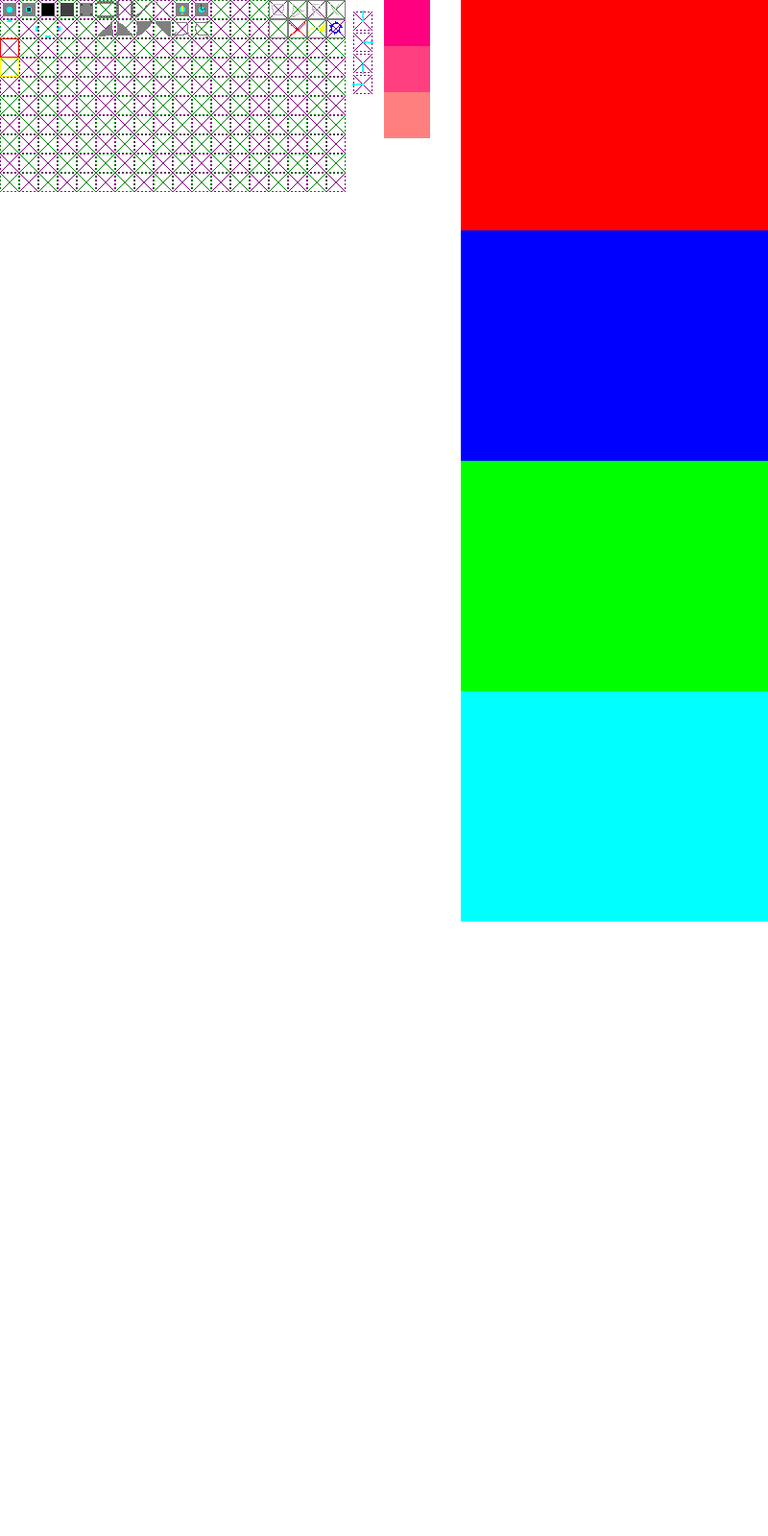
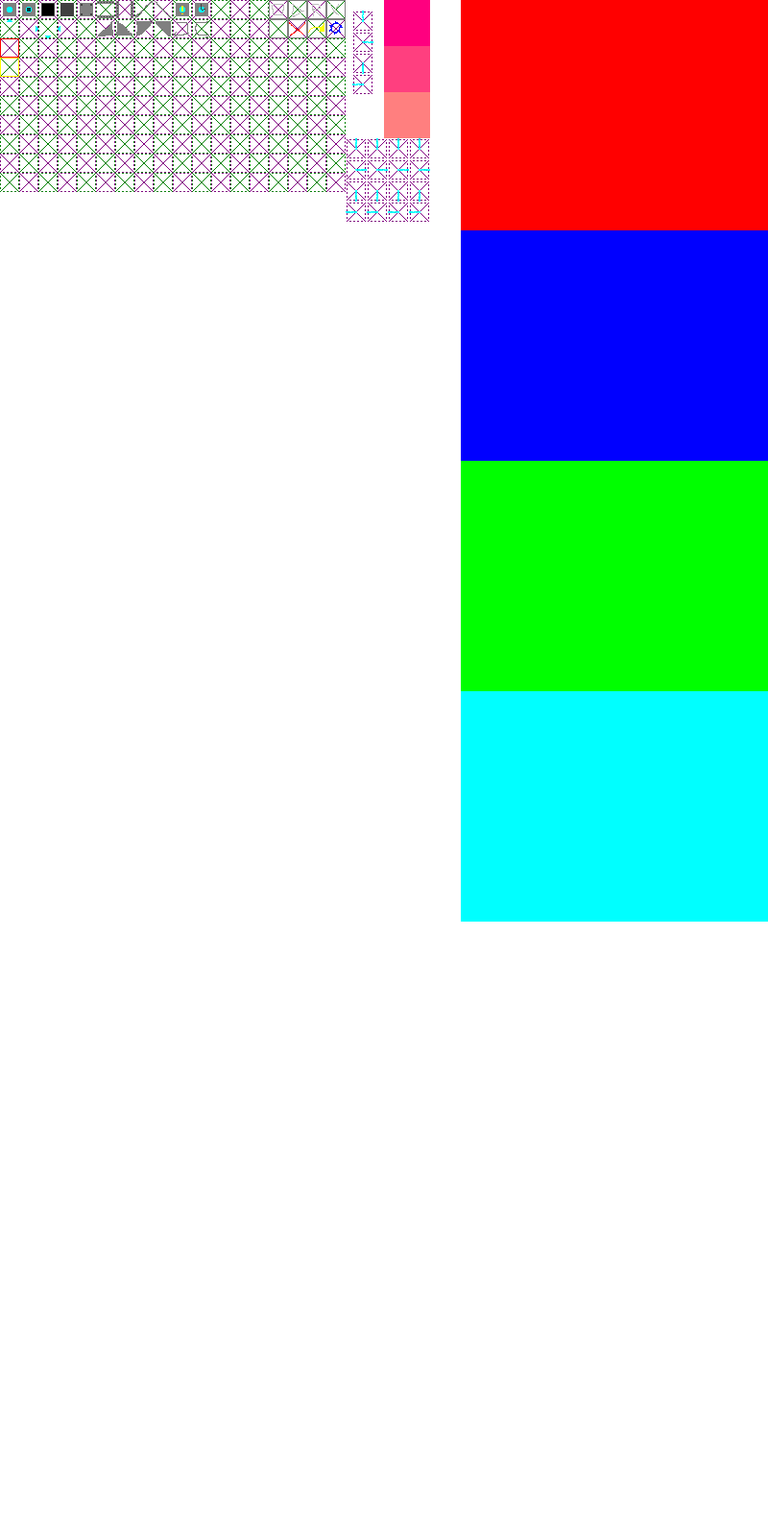
Layers edited between the first and the second 768px x 1536px image:
painted on "stuff" over bbox(345, 138, 431, 214)
painted on "helpers" over bbox(346, 139, 430, 222)
